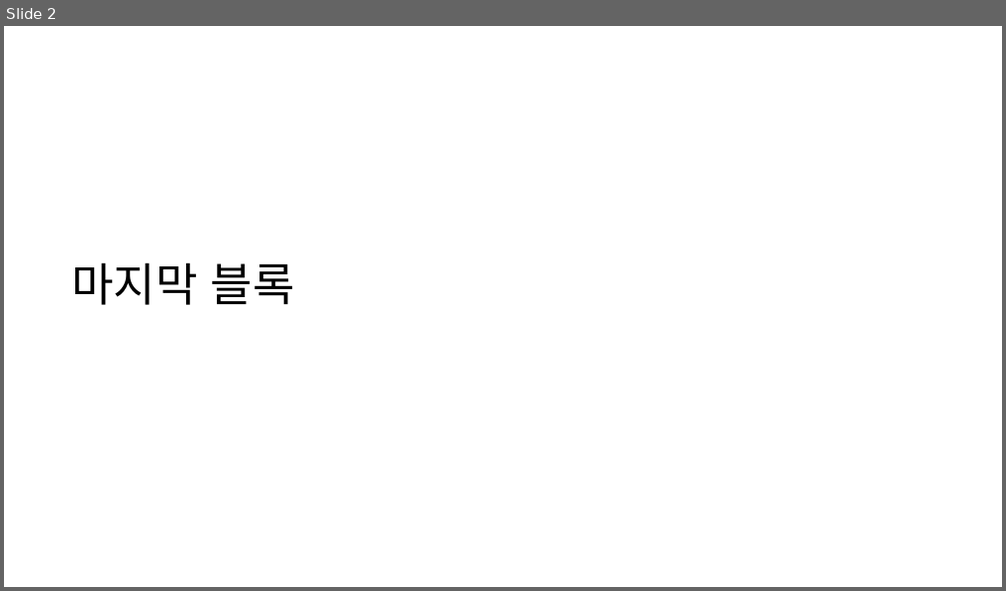
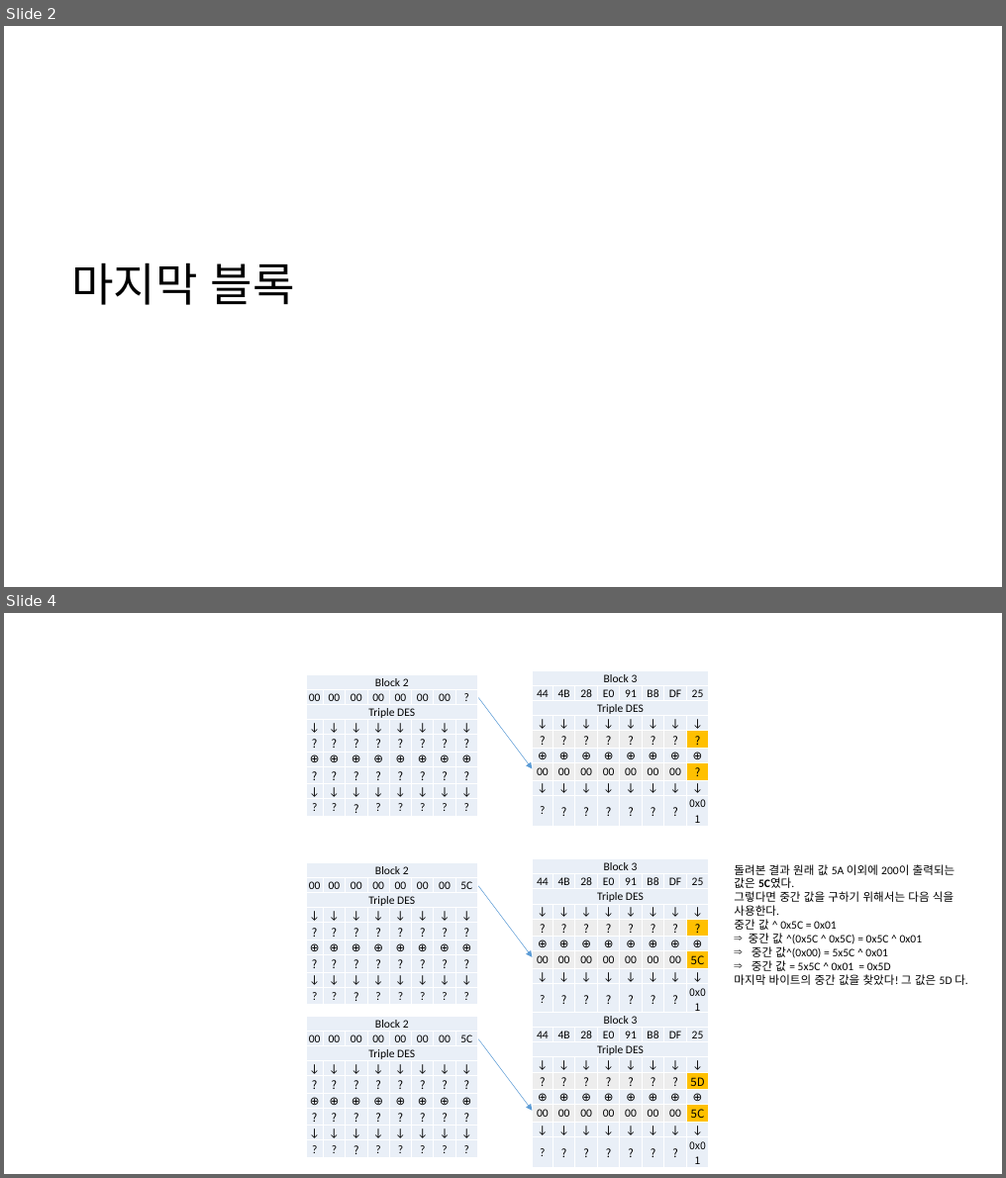
Before and after one commit to JaewoongMoon/my-orgs, a slide deck: hacking/crypto/padding-oracle/flow.pptx. Shown one above the other, each under a label of ours: slide 2 before the commit, slides 2 and 4 after it; the slides between them are not shown. The pictures are 1006x591 and 1006x1178 pixels, drawn with LibreOffice and Linux fonts; fonts in the diff are those of the drawing. Boxes give left, top, right and bottom in pixels: in the first picture for what was removed or moved away, otherwise in the second. Text is boxed around its words. In the diff, an @@ line names an element or a change of style, - is before the commit and + after.

```diff
--- a/hacking/crypto/padding-oracle/flow.pptx
+++ b/hacking/crypto/padding-oracle/flow.pptx
@@ slide 4 added at [4,613,1002,1174], background #FFFFFF @@
@@ table added at [533,670,711,802], 9 rows, 8 columns @@
+Block 3 |  |  |  |  |  |  | 
+44 | 4B | 28 | E0 | 91 | B8 | DF | 25
+Triple DES |  |  |  |  |  |  | 
+↓ | ↓ | ↓ | ↓ | ↓ | ↓ | ↓ | ↓
+? | ? | ? | ? | ? | ? | ? | ?
+⊕ | ⊕ | ⊕ | ⊕ | ⊕ | ⊕ | ⊕ | ⊕
+00 | 00 | 00 | 00 | 00 | 00 | 00 | ?
+↓ | ↓ | ↓ | ↓ | ↓ | ↓ | ↓ | ↓
+? | ? | ? | ? | ? | ? | ? | 0x01
@@ table added at [307,674,481,805], 9 rows, 8 columns @@
+Block 2 |  |  |  |  |  |  | 
+00 | 00 | 00 | 00 | 00 | 00 | 00 | ?
+Triple DES |  |  |  |  |  |  | 
+↓ | ↓ | ↓ | ↓ | ↓ | ↓ | ↓ | ↓
+? | ? | ? | ? | ? | ? | ? | ?
+⊕ | ⊕ | ⊕ | ⊕ | ⊕ | ⊕ | ⊕ | ⊕
+? | ? | ? | ? | ? | ? | ? | ?
+↓ | ↓ | ↓ | ↓ | ↓ | ↓ | ↓ | ↓
+? | ? | ? | ? | ? | ? | ? | ?
@@ arrow added from (478, 697) to (533, 768), #5B9BD5 0.5 pt @@
@@ table added at [307,863,481,994], 9 rows, 8 columns @@
+Block 2 |  |  |  |  |  |  | 
+00 | 00 | 00 | 00 | 00 | 00 | 00 | 5C
+Triple DES |  |  |  |  |  |  | 
+↓ | ↓ | ↓ | ↓ | ↓ | ↓ | ↓ | ↓
+? | ? | ? | ? | ? | ? | ? | ?
+⊕ | ⊕ | ⊕ | ⊕ | ⊕ | ⊕ | ⊕ | ⊕
+? | ? | ? | ? | ? | ? | ? | ?
+↓ | ↓ | ↓ | ↓ | ↓ | ↓ | ↓ | ↓
+? | ? | ? | ? | ? | ? | ? | ?
@@ table added at [533,860,711,990], 9 rows, 8 columns @@
+Block 3 |  |  |  |  |  |  | 
+44 | 4B | 28 | E0 | 91 | B8 | DF | 25
+Triple DES |  |  |  |  |  |  | 
+↓ | ↓ | ↓ | ↓ | ↓ | ↓ | ↓ | ↓
+? | ? | ? | ? | ? | ? | ? | ?
+⊕ | ⊕ | ⊕ | ⊕ | ⊕ | ⊕ | ⊕ | ⊕
+00 | 00 | 00 | 00 | 00 | 00 | 00 | 5C
+↓ | ↓ | ↓ | ↓ | ↓ | ↓ | ↓ | ↓
+? | ? | ? | ? | ? | ? | ? | 0x01
@@ text added at [734,864,968,985], 11 pt, text #000000 @@
+돌려본 결과 원래 값 5A 이외에 200이 출력되는 값은 5C였다.
+그렇다면 중간 값을 구하기 위해서는 다음 식을 사용한다.
+중간 값 ^ 0x5C = 0x01
+⇒ 중간 값 ^(0x5C ^ 0x5C) = 0x5C ^ 0x01
+⇒ 중간 값^(0x00) = 5x5C ^ 0x01
+⇒ 중간 값 = 5x5C ^ 0x01 = 0x5D
+마지막 바이트의 중간 값을 찾았다! 그 값은 5D 다.
@@ arrow added from (478, 886) to (533, 958), #5B9BD5 0.5 pt @@
@@ table added at [307,1017,481,1148], 9 rows, 8 columns @@
+Block 2 |  |  |  |  |  |  | 
+00 | 00 | 00 | 00 | 00 | 00 | 00 | 5C
+Triple DES |  |  |  |  |  |  | 
+↓ | ↓ | ↓ | ↓ | ↓ | ↓ | ↓ | ↓
+? | ? | ? | ? | ? | ? | ? | ?
+⊕ | ⊕ | ⊕ | ⊕ | ⊕ | ⊕ | ⊕ | ⊕
+? | ? | ? | ? | ? | ? | ? | ?
+↓ | ↓ | ↓ | ↓ | ↓ | ↓ | ↓ | ↓
+? | ? | ? | ? | ? | ? | ? | ?
@@ table added at [533,1013,711,1144], 9 rows, 8 columns @@
+Block 3 |  |  |  |  |  |  | 
+44 | 4B | 28 | E0 | 91 | B8 | DF | 25
+Triple DES |  |  |  |  |  |  | 
+↓ | ↓ | ↓ | ↓ | ↓ | ↓ | ↓ | ↓
+? | ? | ? | ? | ? | ? | ? | 5D
+⊕ | ⊕ | ⊕ | ⊕ | ⊕ | ⊕ | ⊕ | ⊕
+00 | 00 | 00 | 00 | 00 | 00 | 00 | 5C
+↓ | ↓ | ↓ | ↓ | ↓ | ↓ | ↓ | ↓
+? | ? | ? | ? | ? | ? | ? | 0x01
@@ arrow added from (478, 1040) to (533, 1111), #5B9BD5 0.5 pt @@
```
Also in this commit, not shown: 2 slides changed, 1 other slide added, 32 other files.
